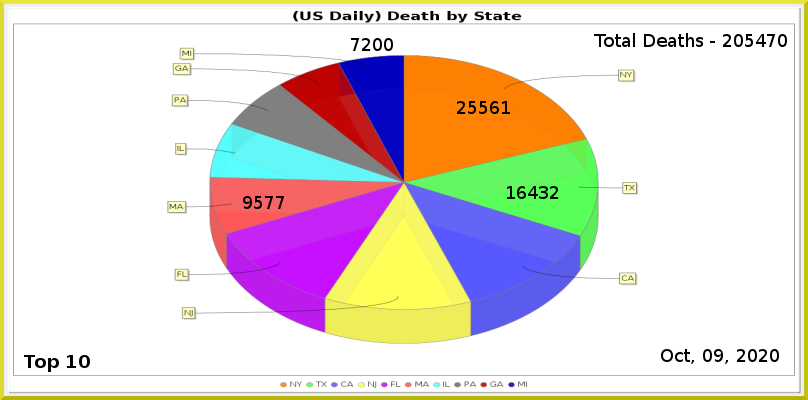
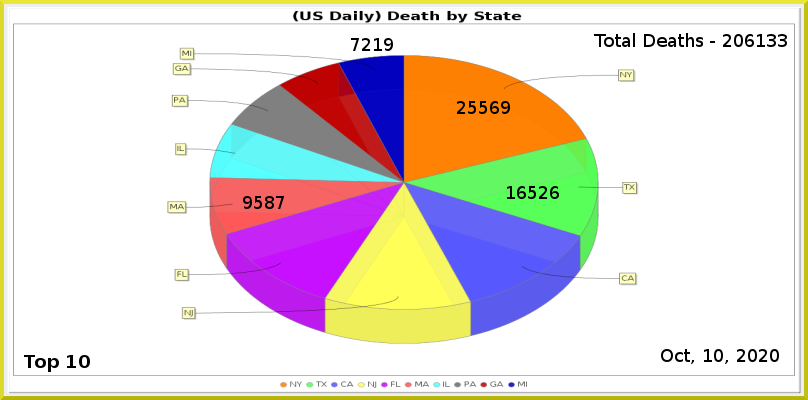
Layers edited between the first and the second 808px x 400px image:
painted on "Least" over bbox(373, 38, 393, 51)
painted on "MA" over bbox(265, 196, 274, 209)
painted on "CA" over bbox(528, 186, 559, 199)
painted on "NY" over bbox(501, 101, 510, 114)
renamed "Total Deaths - 205470" to "Total Deaths - 206133", painted on it over bbox(745, 34, 787, 47)
painted on "Current Date" over bbox(703, 349, 723, 362)
painted on "Death_by_State.png" over bbox(167, 49, 638, 343)
